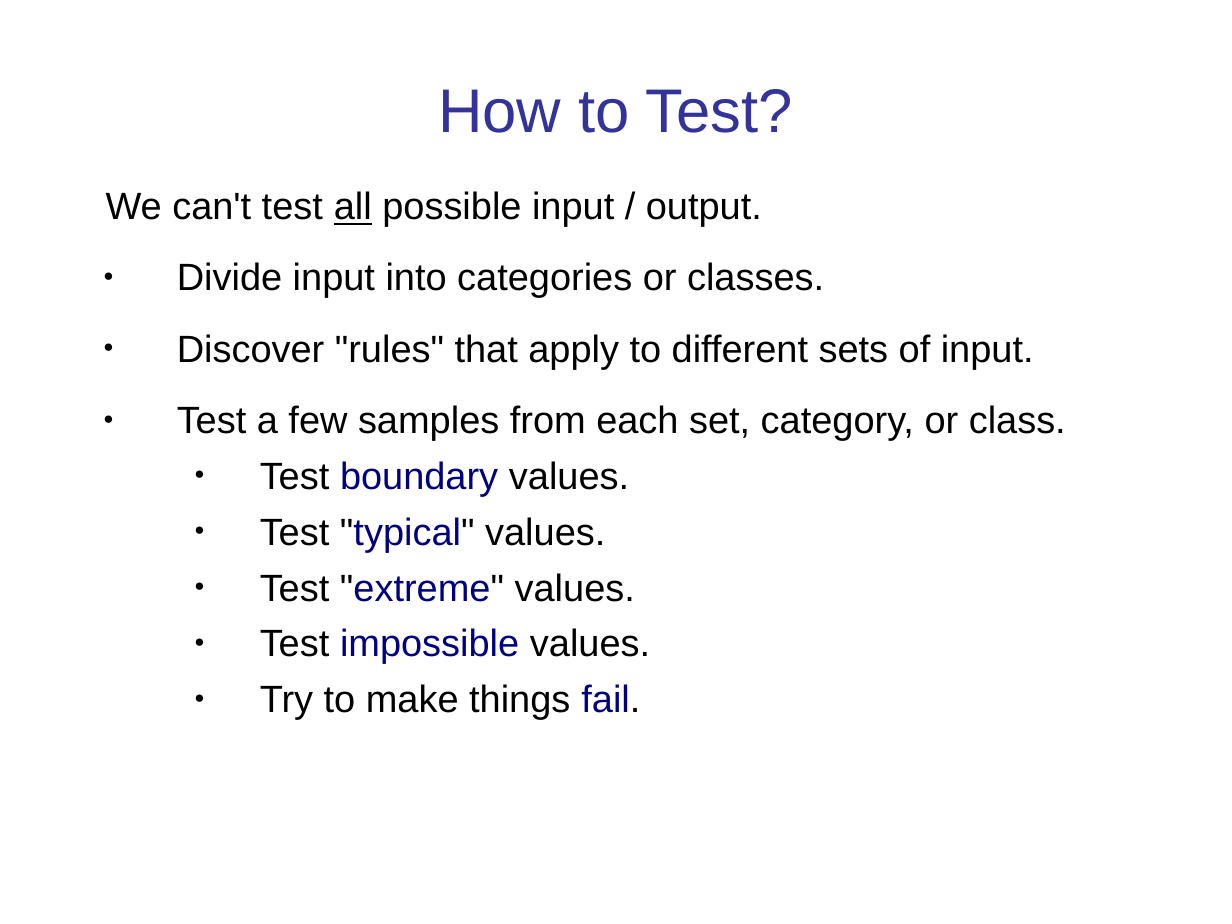
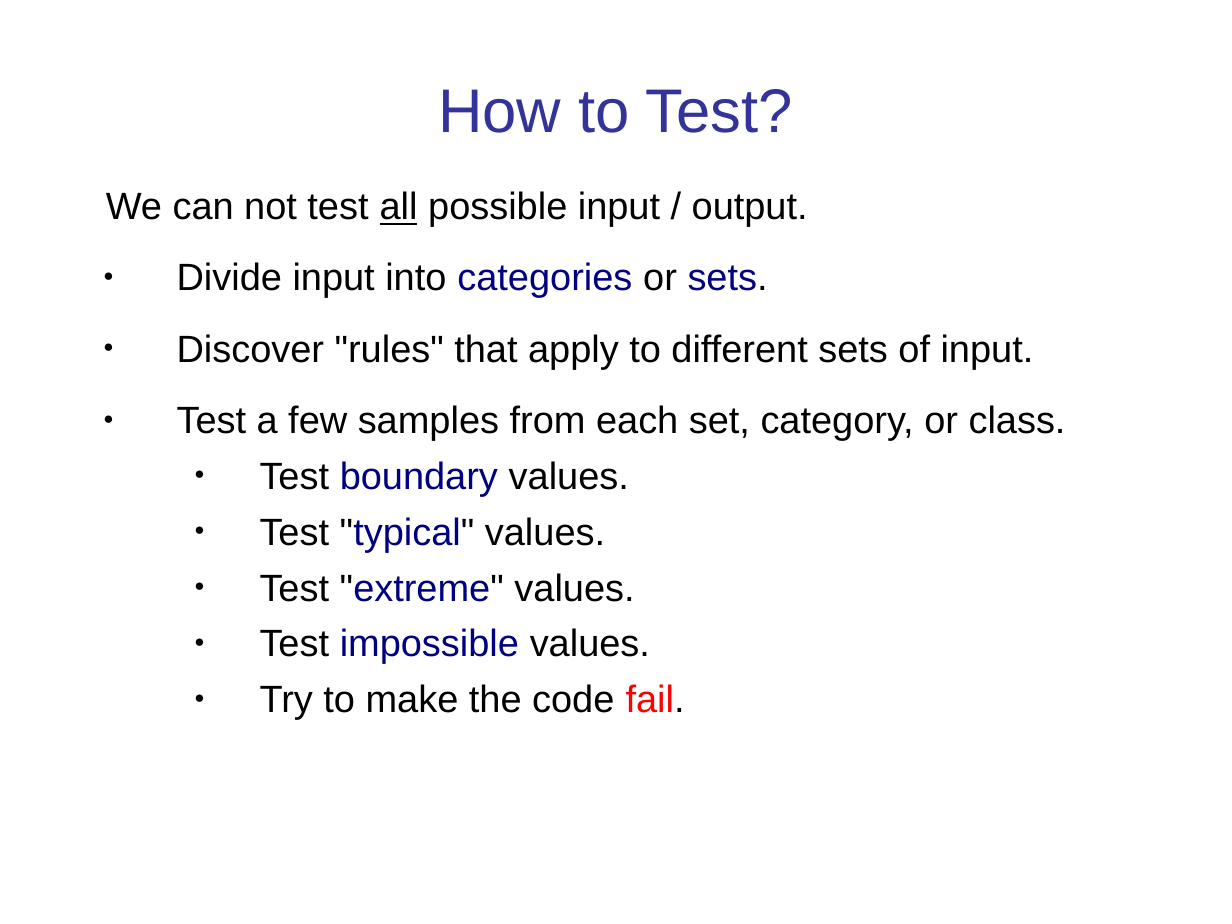
Before and after one commit to cpske/ISP, a slide deck: slide 9 of testing/Intro-to-Testing.ppt. Drawn at 1232x924 pixels with LibreOffice and Linux fonts; fonts in the diff are those of the drawing. Boxes give left, top, right and bottom in pixels: in the first picture for what was removed or moved away, otherwise in the second. Text is boxed around its words. In the diff, an @@ line names an element or a change of style, - is before the commit and + after.

```diff
--- a/testing/Intro-to-Testing.ppt
+++ b/testing/Intro-to-Testing.ppt
@@ text at [106,191,808,298]: text changed @@
-We can't test all possible input / output.
-● Divide input into categories or classes.
+We can not test all possible input / output.
+● Divide input into categories or sets.
@@ text at [260,684,685,719]: text changed @@
-  ● Try to make things fail.
+  ● Try to make the code fail.
```
Also in this commit, not shown: 13 other slides changed, 11 other files.
